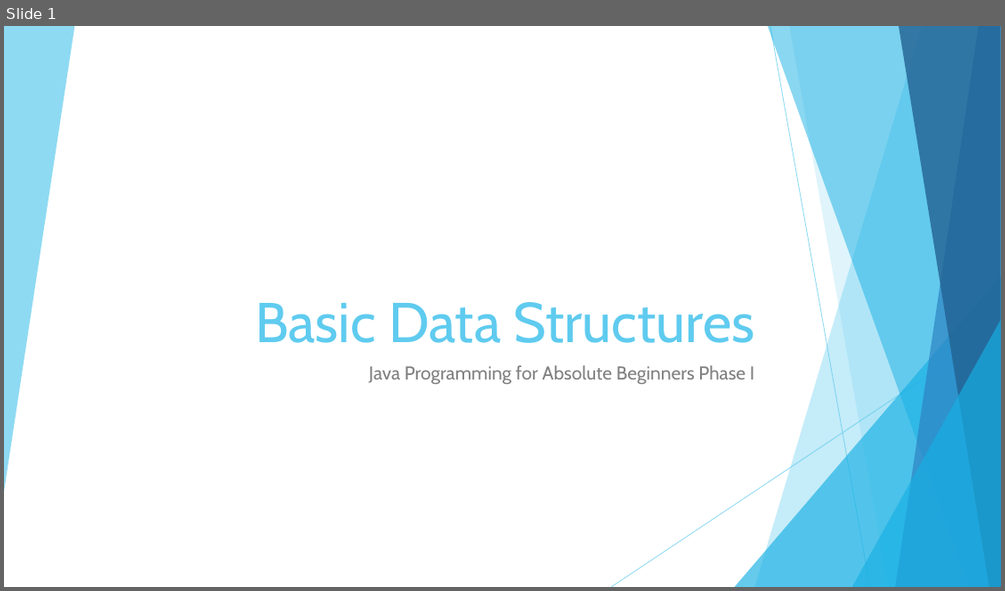
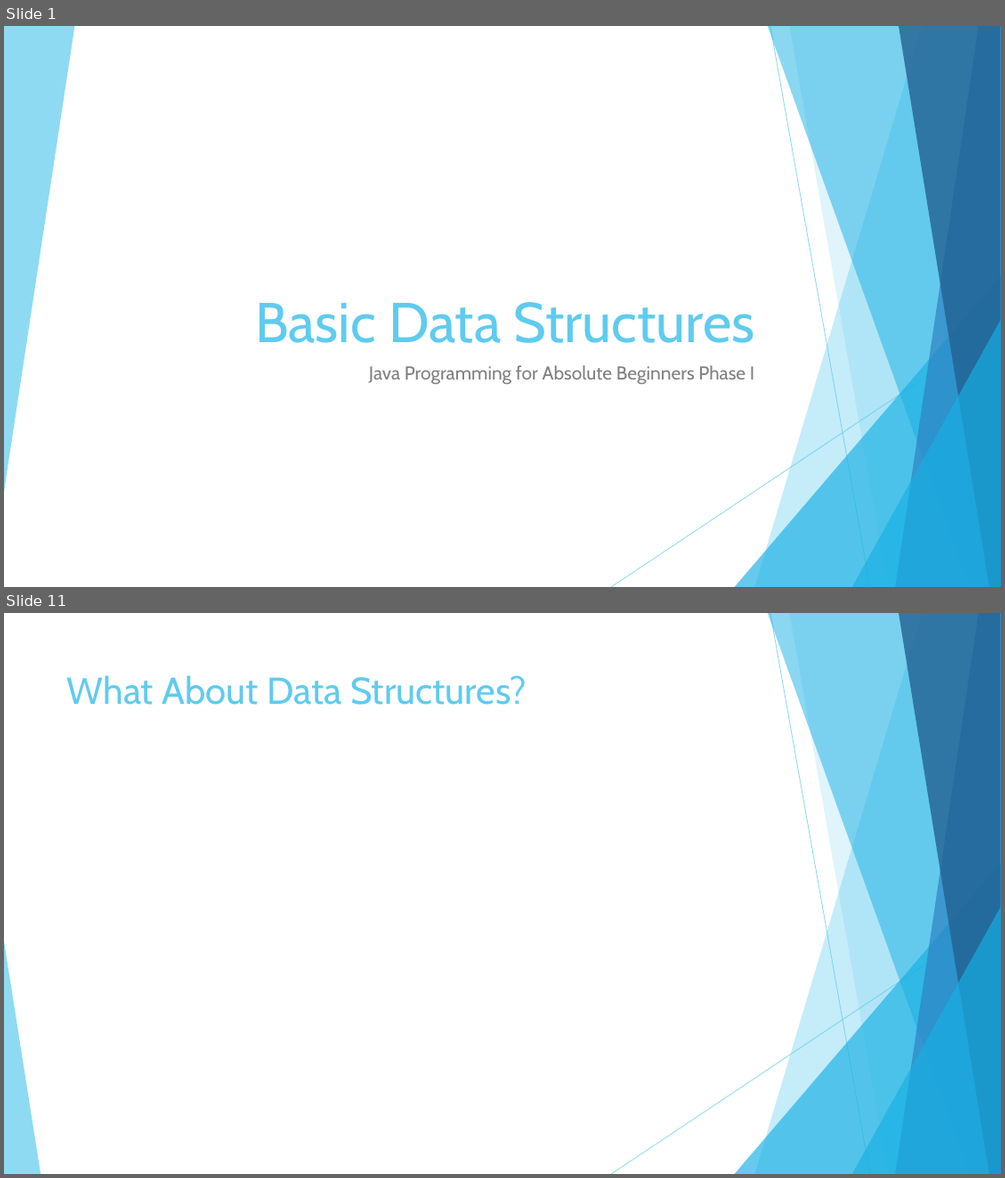
Before and after one commit to JoseRivas1998/Java-Game-Development-For-Absolute-Beginners, a slide deck: Slides/Lesson1.5.pptx. Shown one above the other, each under a label of ours: slide 1 before the commit, slides 1 and 11 after it; the slides between them are not shown. The pictures are 1005x591 and 1005x1178 pixels, drawn with LibreOffice and Linux fonts; fonts in the diff are those of the drawing. Boxes give left, top, right and bottom in pixels: in the first picture for what was removed or moved away, otherwise in the second. Text is boxed around its words. In the diff, an @@ line names an element or a change of style, - is before the commit and + after.

```diff
--- a/Slides/Lesson1.5.pptx
+++ b/Slides/Lesson1.5.pptx
@@ slide 11 added at box(4, 613, 1001, 1174), background #FFFFFF; not listed: 9 template elements that a slide beside it also shows @@
@@ title added at box(67, 675, 526, 705), 36 pt, text #5FCBEF @@
+What About Data Structures?
@@ triangle added at box(4, 941, 40, 1174), fill #5FCBEF at 70% opacity @@
```
Also in this commit, not shown: 9 other slides added, 11 other files.
